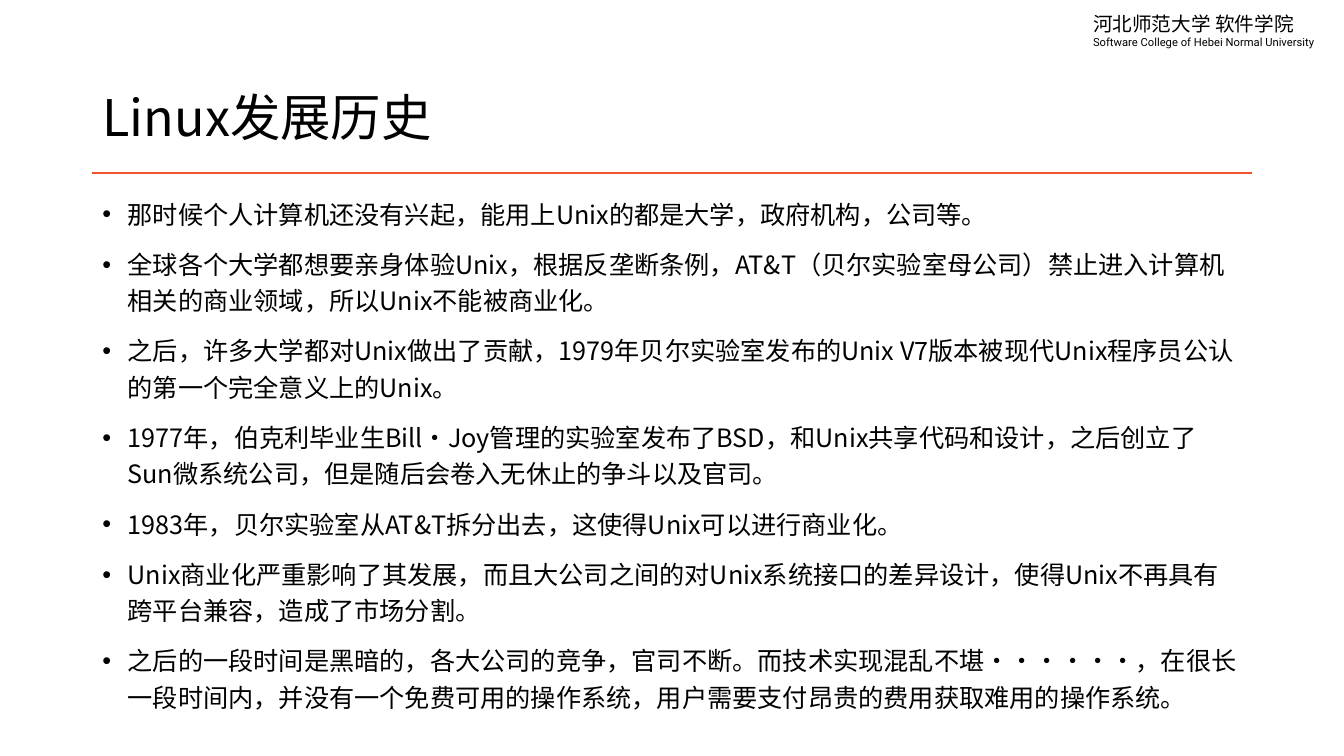
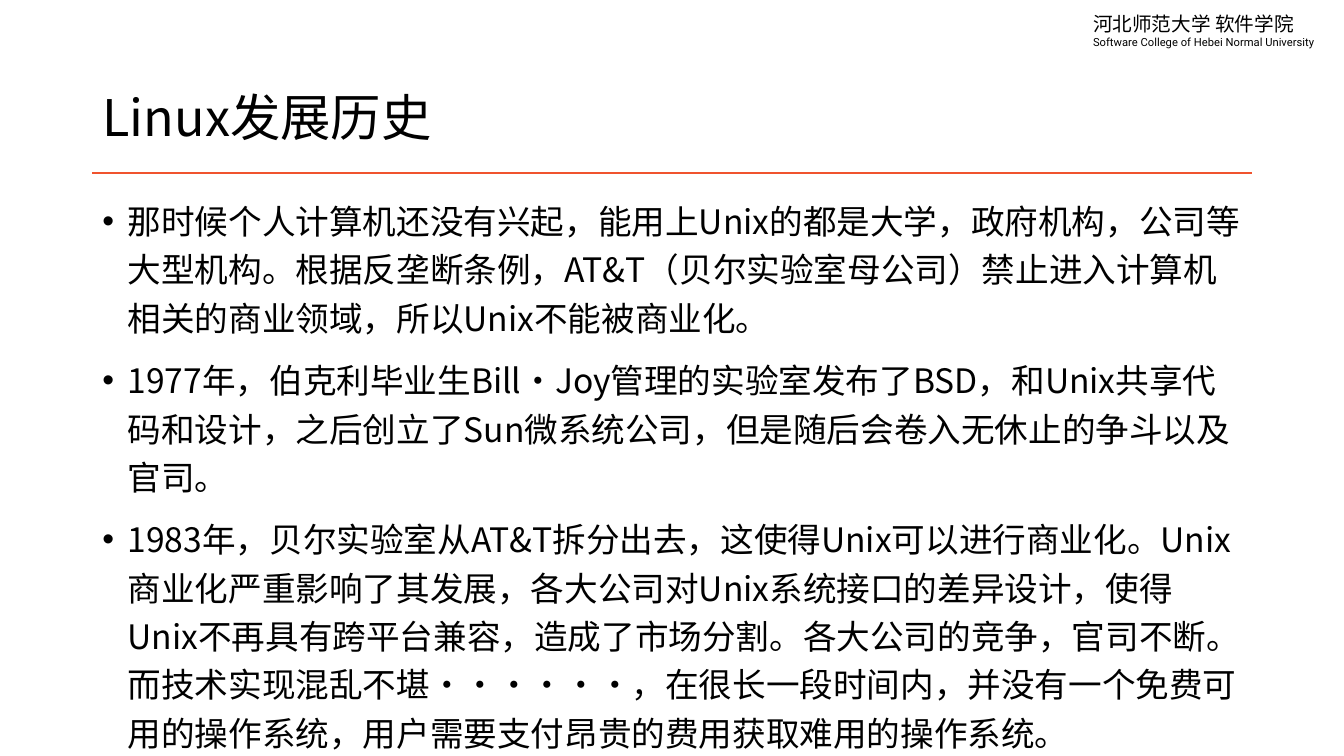
Before and after one commit to edu2act/course-linux-system, a slide deck: slide 4 of materials/slides/ch01-linux-history-and-install.pptx. Drawn at 1344x756 pixels with LibreOffice and Linux fonts; fonts in the diff are those of the drawing. Boxes give left, top, right and bottom in pixels: in the first picture for what was removed or moved away, otherwise in the second. Text is boxed around its words. In the diff, an @@ line names an element or a change of style, - is before the commit and + after.

```diff
--- a/materials/slides/ch01-linux-history-and-install.pptx
+++ b/materials/slides/ch01-linux-history-and-install.pptx
@@ text at (128,205,1240,335): text changed; size 18 to 24 pt @@
-• 那时候个人计算机还没有兴起，能用上Unix的都是大学，政府机构，公司等。
-• 全球各个大学都想要亲身体验Unix，根据反垄断条例，AT&T（贝尔实验室母公司）禁止进入计算机相关的商业领域，所以Unix不能被商业化。
-• 之后，许多大学都对Unix做出了贡献，1979年贝尔实验室发布的Unix V7版本被现代Unix程序员公认的第一个完全意义上的Unix。
+• 那时候个人计算机还没有兴起，能用上Unix的都是大学，政府机构，公司等大型机构。根据反垄断条例，AT&T（贝尔实验室母公司）禁止进入计算机相关的商业领域，所以Unix不能被商业化。
@@ text at (128,364,1231,493): size 18 to 24 pt in "1977年，伯克利毕业生Bill·Joy管理的实验室发布了BSD，和Unix共享代码和设计，之后创立了Sun微系统公司， ..." @@
@@ text at (128,523,1240,750): text changed; size 18 to 24 pt @@
-• 1983年，贝尔实验室从AT&T拆分出去，这使得Unix可以进行商业化。
-• Unix商业化严重影响了其发展，而且大公司之间的对Unix系统接口的差异设计，使得Unix不再具有跨平台兼容，造成了市场分割。
-• 之后的一段时间是黑暗的，各大公司的竞争，官司不断。而技术实现混乱不堪······，在很长一段时间内，并没有一个免费可用的操作系统，用户需要支付昂贵的费用获取难用的操作系统。
+• 1983年，贝尔实验室从AT&T拆分出去，这使得Unix可以进行商业化。Unix商业化严重影响了其发展，各大公司对Unix系统接口的差异设计，使得Unix不再具有跨平台兼容，造成了市场分割。各大公司的竞争，官司不断。而技术实现混乱不堪······，在很长一段时间内，并没有一个免费可用的操作系统，用户需要支付昂贵的费用获取难用的操作系统。
```
Also in this commit, not shown: 25 other slides changed.
